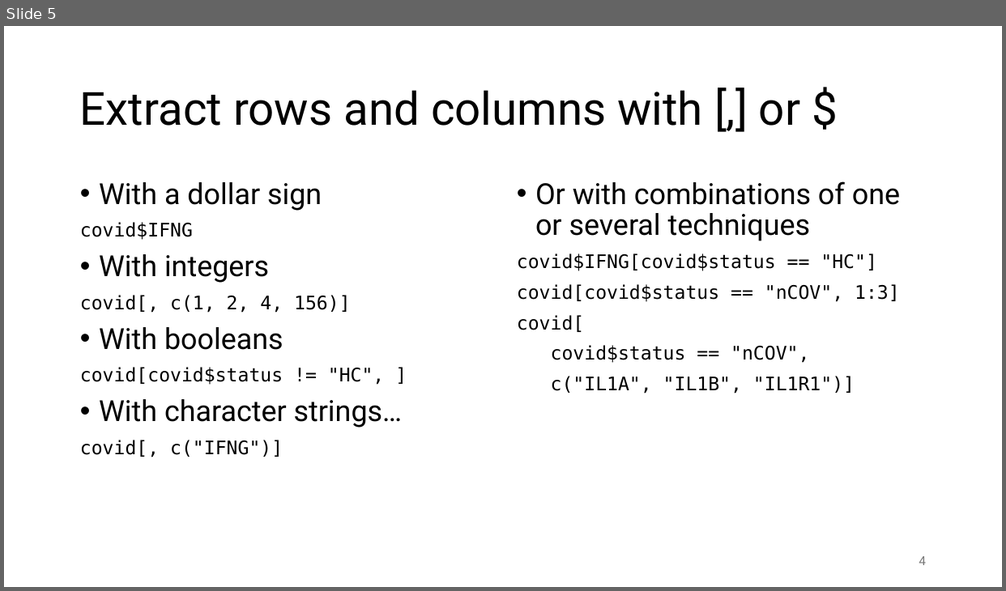
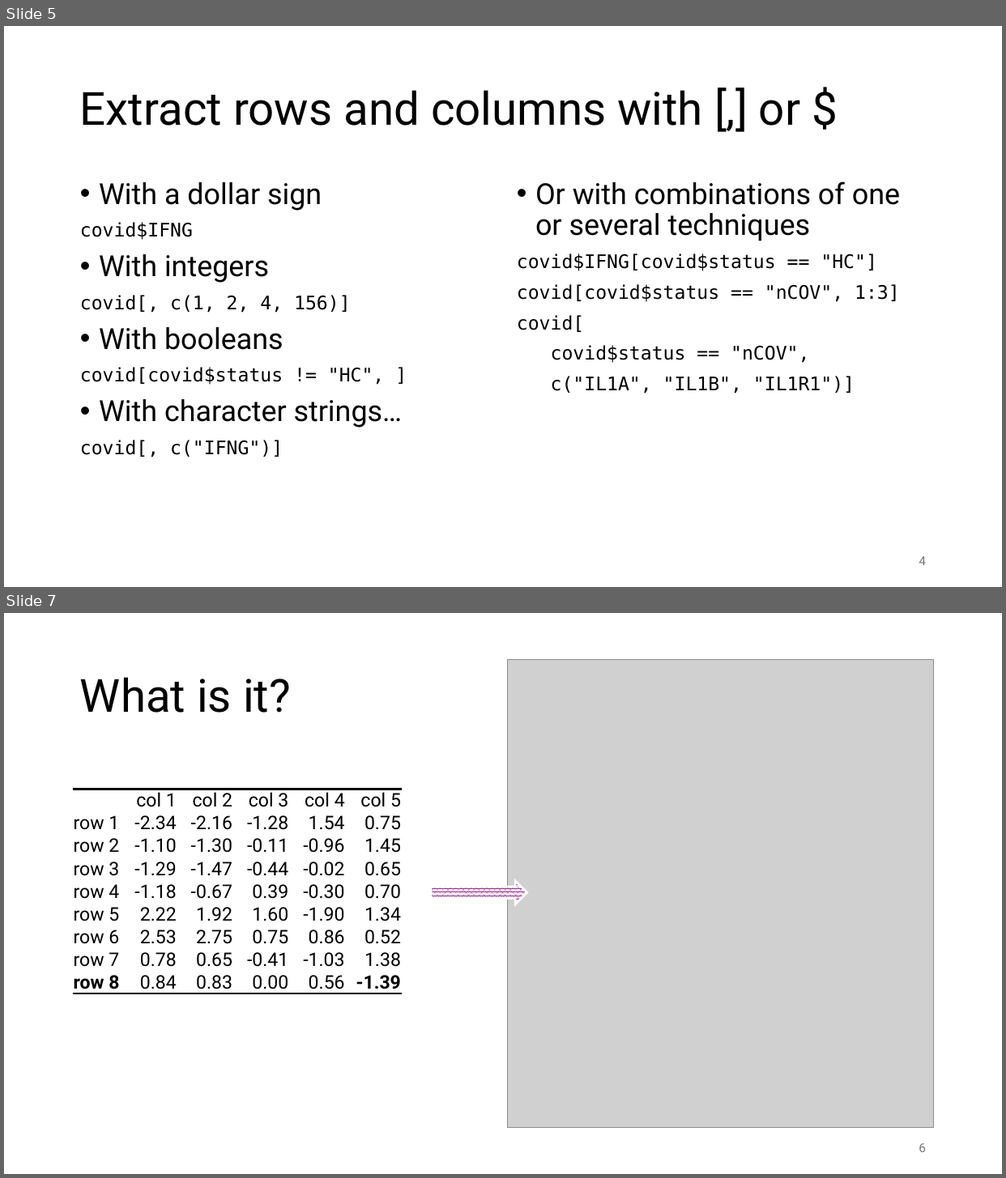
Before and after one commit to IFB-ElixirFr/EBIII_N2, a slide deck: 01R/01_complements.pptx. Shown one above the other, each under a label of ours: slide 5 before the commit, slides 5 and 7 after it; the slides between them are not shown. The pictures are 1006x591 and 1006x1178 pixels, drawn with LibreOffice and Linux fonts; fonts in the diff are those of the drawing; grey boxes stand for pictures. Boxes give left, top, right and bottom in pixels: in the first picture for what was removed or moved away, otherwise in the second. Text is boxed around its words. In the diff, an @@ line names an element or a change of style, - is before the commit and + after.

```diff
--- a/01R/01_complements.pptx
+++ b/01R/01_complements.pptx
@@ slide 7 added at <box>4,613,1002,1174</box>, background #FFFFFF @@
@@ picture added at <box>508,659,934,1127</box> @@
@@ title added at <box>80,677,291,713</box>, 44 pt, text #000000 @@
+What is it?
@@ table added at <box>73,789,403,998</box>, 9 rows, 6 columns @@
+ | col 1 | col 2 | col 3 | col 4 | col 5
+row 1 | -2.34 | -2.16 | -1.28 | 1.54 | 0.75
+row 2 | -1.10 | -1.30 | -0.11 | -0.96 | 1.45
+row 3 | -1.29 | -1.47 | -0.44 | -0.02 | 0.65
+row 4 | -1.18 | -0.67 | 0.39 | -0.30 | 0.70
+row 5 | 2.22 | 1.92 | 1.60 | -1.90 | 1.34
+row 6 | 2.53 | 2.75 | 0.75 | 0.86 | 0.52
+row 7 | 0.78 | 0.65 | -0.41 | -1.03 | 1.38
+row 8 | 0.84 | 0.83 | 0.00 | 0.56 | -1.39
@@ right arrow added at <box>432,881,527,905</box>, fill pattern #A02B93 on #FFFFFF, outline #FFFFFF 2 pt @@
@@ page number added at <box>918,1144,926,1152</box>, 12 pt, text #797979 @@
+6
```
Also in this commit, not shown: 3 other slides added, 27 other files.
